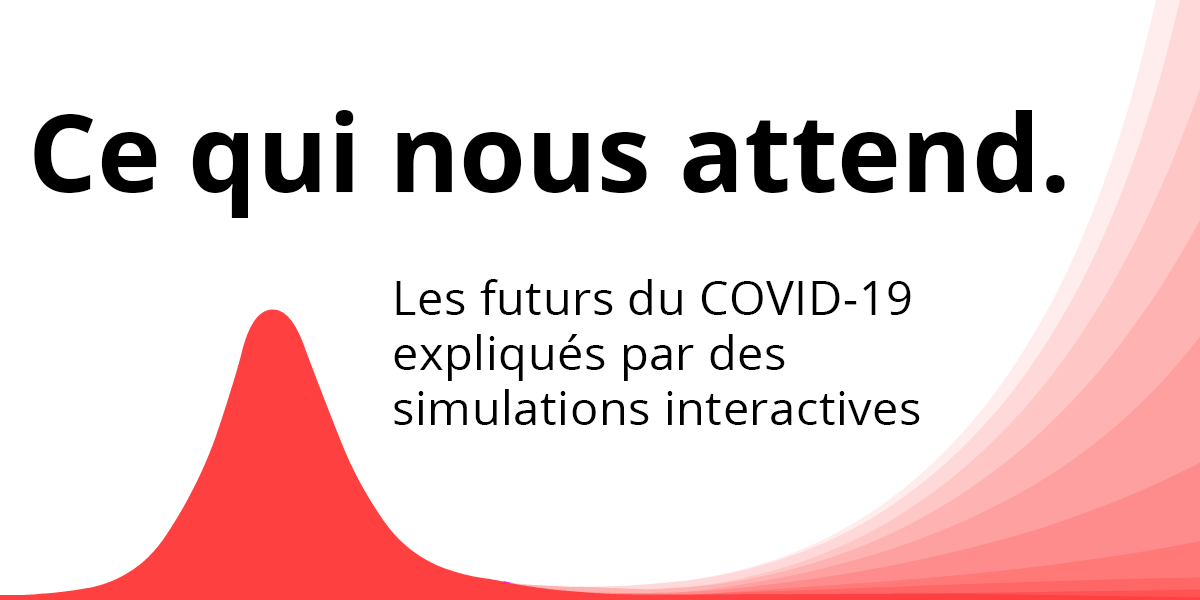
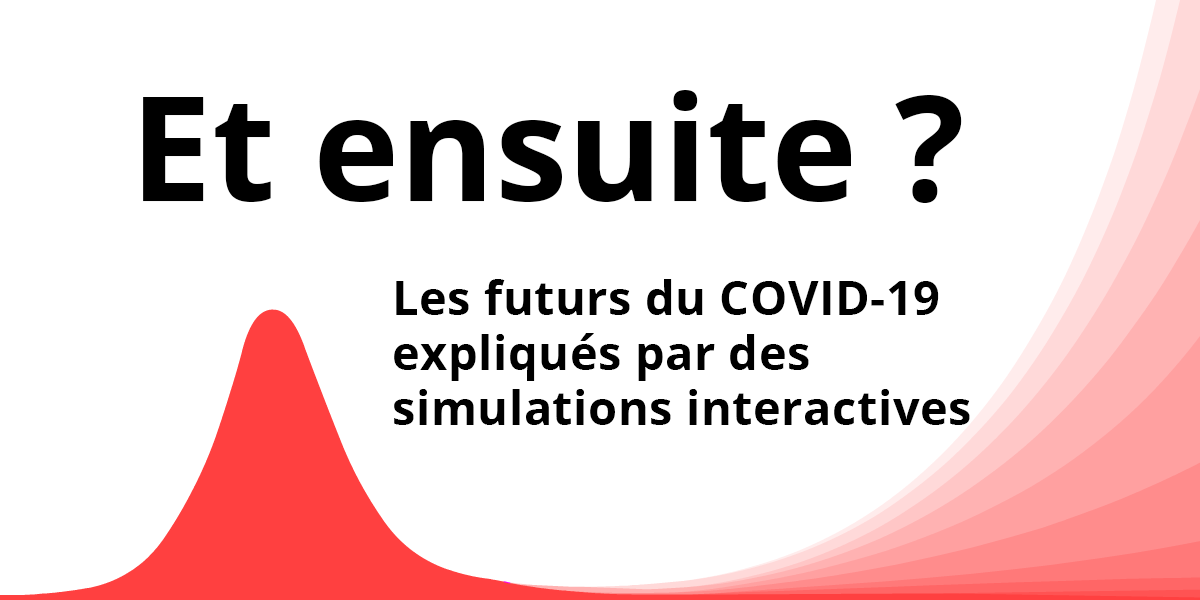
Comparing the layer stacks of the two 1200 x 600 images. Changes:
added layer "Et ensuite ?" above "Ce qui nous attend." over [143, 90, 962, 203]
hid "Ce qui nous attend." over [34, 110, 1065, 218]
painted on "Les futurs du COVID-19 expliqués par des simulations interactiv" over [394, 279, 970, 425]
